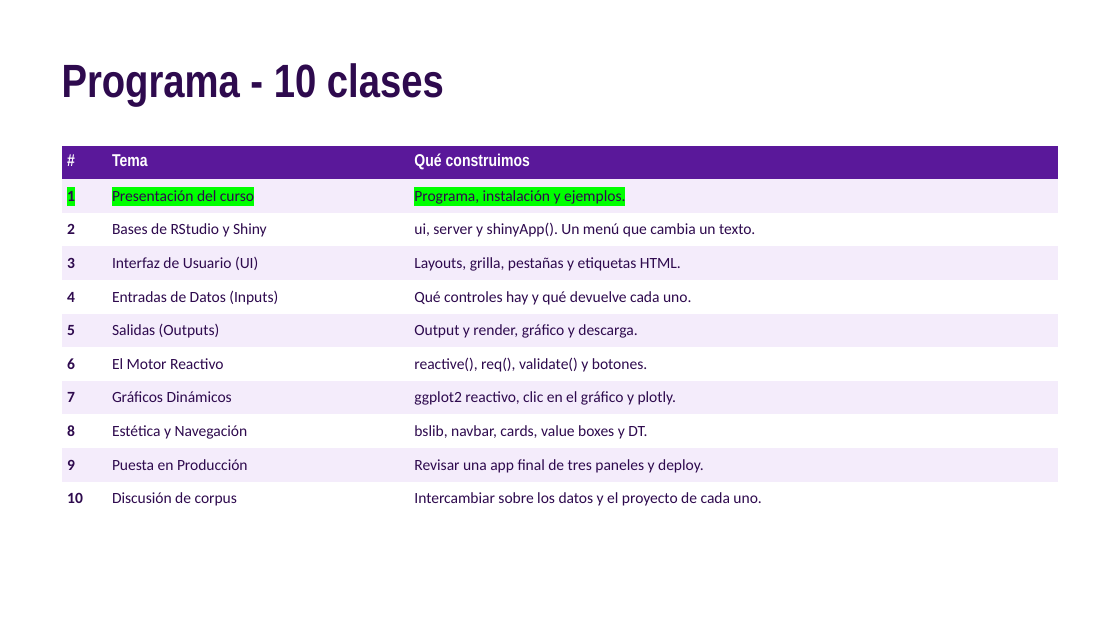
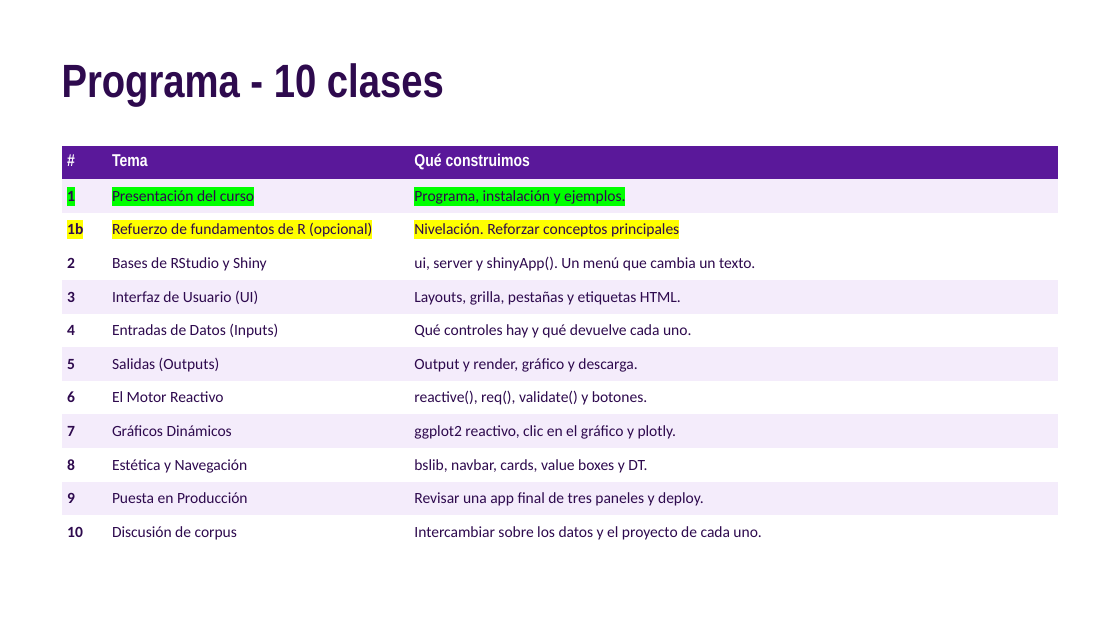
Before and after one commit to nahura99/visualizacion_datos_shiny, a slide deck: slide 3 of clase1/clase1.pptx. Drawn at 1120x630 pixels with LibreOffice and Linux fonts; fonts in the diff are those of the drawing. Boxes give left, top, right and bottom in pixels: in the first picture for what was removed or moved away, otherwise in the second. Text is boxed around its words. In the diff, an @@ line names an element or a change of style, - is before the commit and + after.

```diff
--- a/clase1/clase1.pptx
+++ b/clase1/clase1.pptx
@@ table at box(62, 146, 1058, 549) @@
+row 3: 1b | Refuerzo de fundamentos de R (opcional) | Nivelación. Reforzar conceptos principales
```
Also in this commit, not shown: 1 other slide changed, 5 other files.
